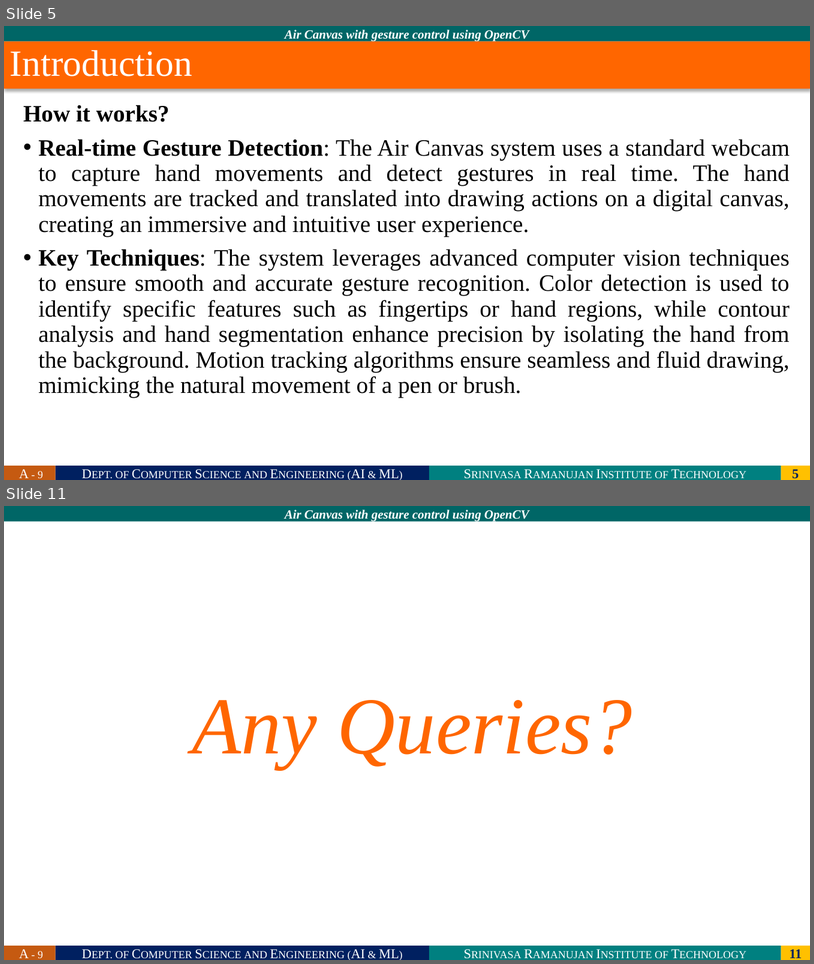
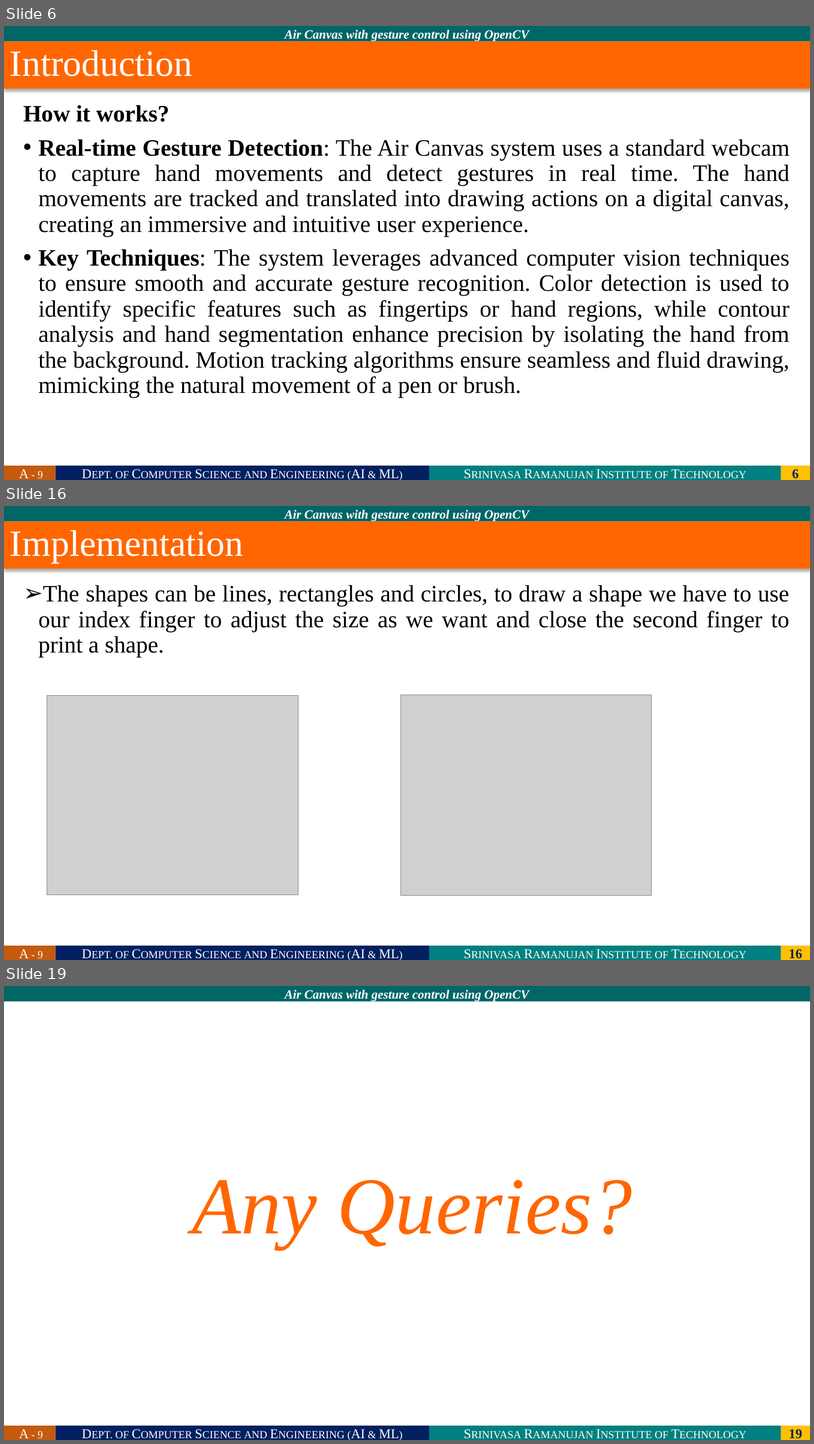
Before and after one commit to 214g1a3332/Project_A9, a slide deck: Review - 0 Template.pptx. Shown one above the other, each under a label of ours: slides 5 and 11 before the commit, slides 6, 16 and 19 after it; the slides between them are not shown. The pictures are 814x964 and 814x1444 pixels, drawn with LibreOffice and Linux fonts; fonts in the diff are those of the drawing; grey boxes stand for pictures; background and template pictures are left out. Boxes give left, top, right and bottom in pixels: in the first picture for what was removed or moved away, otherwise in the second. Text is boxed around its words. In the diff, an @@ line names an element or a change of style, - is before the commit and + after.

```diff
--- a/Review - 0 Template.pptx
+++ b/Review - 0 Template.pptx
@@ slide 16 added at (4, 506, 810, 960), background #FFFFFF; not listed: 5 template elements that a slide beside it also shows @@
@@ title added at (4, 521, 810, 568), fill #FF6600, 44 pt, text #FFFFFF @@
+Implementation
@@ text added at (38, 585, 789, 657), 28 pt, text #000000 @@
+➢ The shapes can be lines, rectangles and circles, to draw a shape we have to use our index finger to adjust the size as we want and close the second finger to print a shape.
@@ picture added at (47, 696, 299, 895) @@
@@ picture added at (401, 695, 652, 895) @@
@@ what was slide 5 is now slide 6 @@
@@ page number at (792, 469, 799, 478): text changed @@
-5
+6
@@ what was slide 11 is now slide 19 @@
@@ page number at (789, 1429, 803, 1438): text changed @@
-11
+19
```
Also in this commit, not shown: 5 slides changed, 8 other slides added, 1 slide removed, 2 other files.
